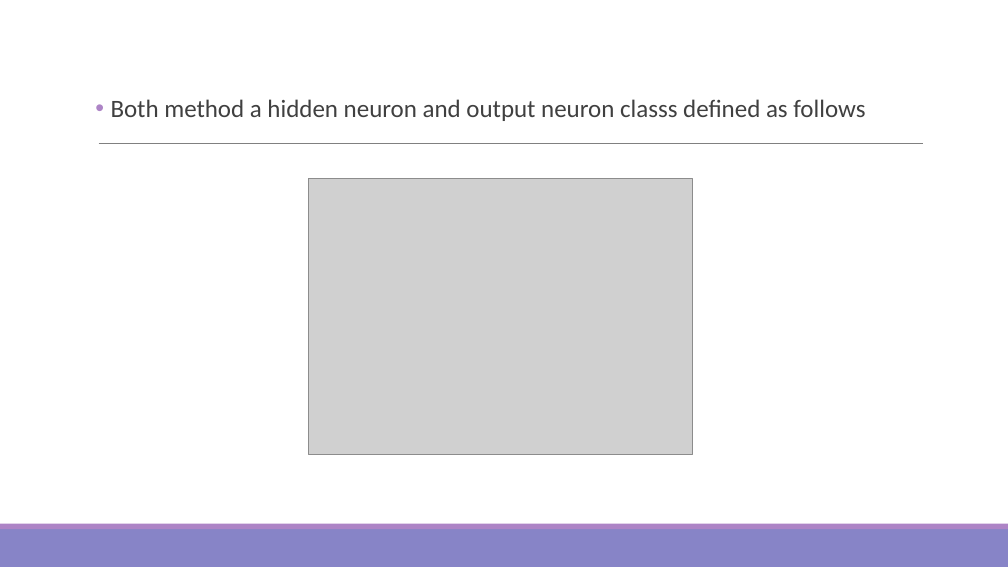
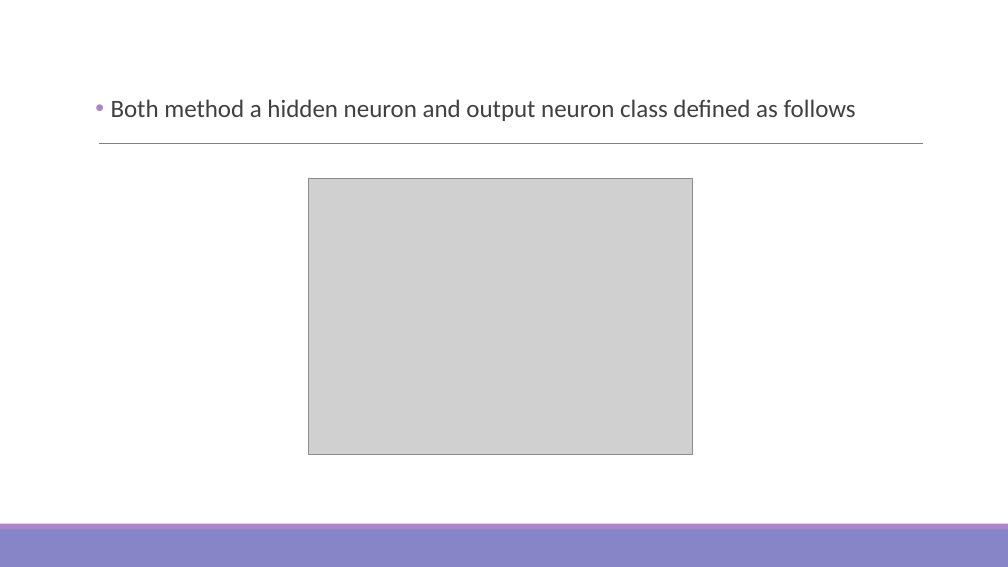
Before and after one commit to hauha46/Sim_Game, a slide deck: slide 9 of SIM GAME.pptx. Drawn at 1008x567 pixels with LibreOffice and Linux fonts; fonts in the diff are those of the drawing; grey boxes stand for pictures. Boxes give left, top, right and bottom in pixels: in the first picture for what was removed or moved away, otherwise in the second. Text is boxed around its words. In the diff, an @@ line names an element or a change of style, - is before the commit and + after.

Commit message:
fix PPT

```diff
--- a/SIM GAME.pptx
+++ b/SIM GAME.pptx
@@ text at (111,99,856,121): text changed @@
-  • Both method a hidden neuron and output neuron classs defined as follows
+  • Both method a hidden neuron and output neuron class defined as follows
```
Also in this commit, not shown: 2 other slides changed.
